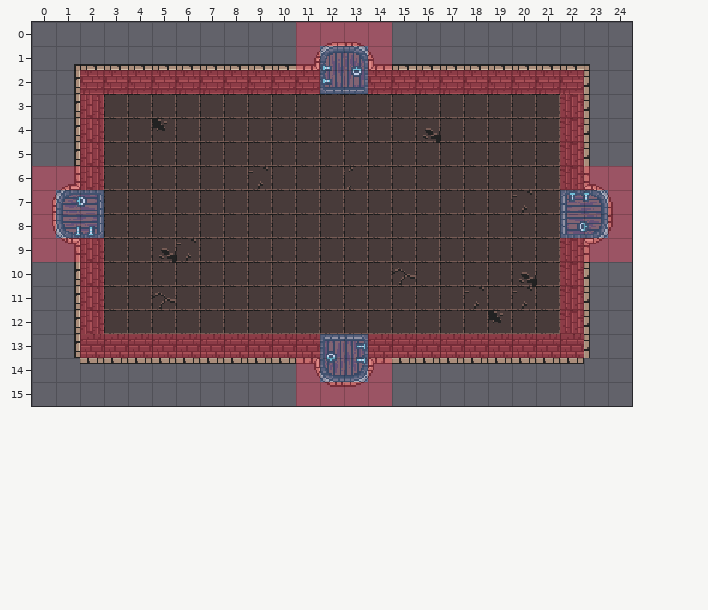
Level history. Tiled map: Resources/tmx/Basic_type4.tmx. That is the earlier state.
Cells are 16x16 px. Shown: x 0..24, y 0..15. Tiles whose own drawing changed are shown in their newer look in all pictures.
Once edited:
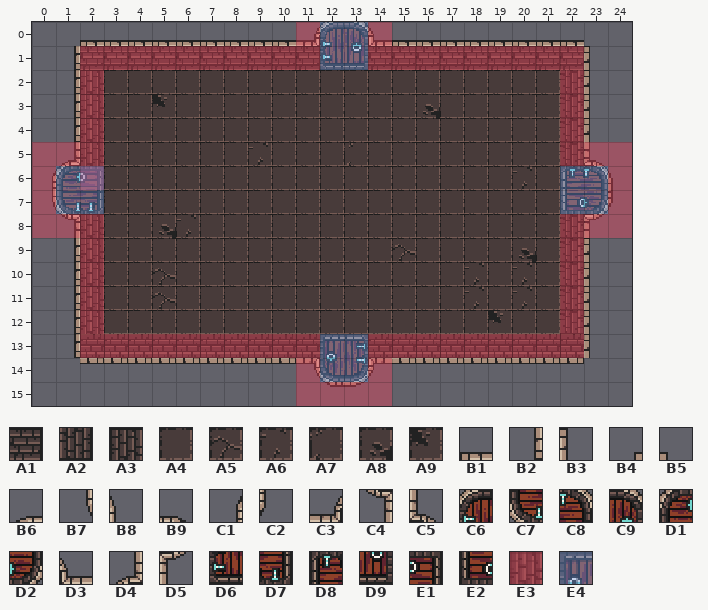
Key: from "0x72_DungeonTilesetII_v1.4": A1 33 turned 180, A2 33 turned 270, A3 33 turned 90, A4 129, A5 130, A6 131, A7 162, A8 163, A9 194, B1 226, B2 226 turned 270, B3 226 turned 90, B4 326, B5 326 turned 90, B6 418, B7 418 turned 270, B8 418 turned 90, B9 419, C1 419 turned 270, C2 419 turned 90, C3 449, C4 449 turned 270, C5 449 turned 90, C6 450, C7 450 turned 270, C8 450 turned 90, C9 451, D1 451 turned 270, D2 451 turned 90, D3 452, D4 452 turned 270, D5 452 turned 90, D6 482, D7 482 turned 270, D8 482 turned 90, D9 483, E1 483 turned 270, E2 483 turned 90; from "MetaSet": E3 0, E4 1.
__ is an empty cell.
Tiles of an added or newly shown layer are drawn over the layers below it.
See-through tiles are keyed as they look on the map.
Change:
{"where": "layer \"Tile Layer 1\""}
{"y":0,"x":2,"old":"__ __ __ __ __ __ __ __ __ __ B6 B9 __ __ __ __ __ __ __ __ __","new":"B1 B1 B1 B1 B1 B1 B1 B1 B1 C3 C6 C9 D3 B1 B1 B1 B1 B1 B1 B1 B1"}
{"y":1,"x":1,"old":"B4 B1 B1 B1 B1 B1 B1 B1 B1 B1 C3 C6 C9 D3 B1 B1 B1 B1 B1 B1 B1 B1 B5","new":"B2 A1 A1 A1 A1 A1 A1 A1 A1 A1 A1 D6 D9 A1 A1 A1 A1 A1 A1 A1 A1 A1 B3"}
{"y":2,"x":2,"old":"A1 A1 A1 A1 A1 A1 A1 A1 A1 A1 D6 D9 A1 A1 A1 A1 A1 A1 A1 A1 A1","new":"A3 A4 A4 A4 A4 A4 A4 A4 A4 A4 A4 A4 A4 A4 A4 A4 A4 A4 A4 A4 A2"}
{"y":3,"x":5,"old":"A4","new":"A9"}
{"y":3,"x":16,"old":"A4","new":"A8"}
{"y":4,"x":5,"old":"A9","new":"A4"}
{"y":4,"x":16,"old":"A8","new":"A4"}
{"y":5,"x":1,"old":"B2","new":"D4"}
{"y":5,"x":9,"old":"A4","new":"A6"}
{"y":5,"x":13,"old":"A4","new":"A7"}
{"y":5,"x":23,"old":"B3","new":"C5"}
{"y":6,"x":0,"old":"__ D4 A3","new":"C1 D1 E1"}
{"y":6,"x":9,"old":"A6","new":"A4"}
{"y":6,"x":13,"old":"A7","new":"A4"}
{"y":6,"x":20,"old":"A4","new":"A6"}
{"y":6,"x":22,"old":"A2 C5 __","new":"D8 C8 B8"}
{"y":7,"x":0,"old":"C1 D1 E1","new":"B7 C7 D7"}
{"y":7,"x":20,"old":"A6","new":"A4"}
{"y":7,"x":22,"old":"D8 C8 B8","new":"E2 D2 C2"}
{"y":8,"x":0,"old":"B7 C7 D7","new":"__ C4 A3"}
{"y":8,"x":5,"old":"A4 A4","new":"A8 A6"}
{"y":8,"x":22,"old":"E2 D2 C2","new":"A2 D5 __"}
{"y":9,"x":1,"old":"C4","new":"B2"}
{"y":9,"x":5,"old":"A8 A6","new":"A4 A4"}
{"y":9,"x":15,"old":"A4","new":"A5"}
{"y":9,"x":20,"old":"A4","new":"A8"}
{"y":9,"x":23,"old":"D5","new":"B3"}
{"y":10,"x":5,"old":"A4","new":"A5"}
{"y":10,"x":15,"old":"A5","new":"A4"}
{"y":10,"x":18,"old":"A4","new":"A6"}
{"y":10,"x":20,"old":"A8","new":"A6"}
{"where": "layer \"meta info\" (removed)"}
{"y":0,"x":11,"old":"E3 E3 E3 E3","new":"__ __ __ __"}
{"y":1,"x":11,"old":"E3 E4 E4 E3","new":"__ __ __ __"}
{"y":2,"x":2,"old":"E3 E3 E3 E3 E3 E3 E3 E3 E3 E3 E4 E4 E3 E3 E3 E3 E3 E3 E3 E3 E3","new":"__ __ __ __ __ __ __ __ __ __ __ __ __ __ __ __ __ __ __ __ __"}
{"y":6,"x":0,"old":"E3 E3 E3","new":"__ __ __"}
{"y":6,"x":22,"old":"E3 E3 E3","new":"__ __ __"}
{"y":7,"x":0,"old":"E3 E4 E4","new":"__ __ __"}
{"y":7,"x":22,"old":"E4 E4 E3","new":"__ __ __"}
{"y":8,"x":0,"old":"E3 E4 E4","new":"__ __ __"}
{"y":8,"x":22,"old":"E4 E4 E3","new":"__ __ __"}
{"y":9,"x":0,"old":"E3 E3","new":"__ __"}
{"y":9,"x":23,"old":"E3 E3","new":"__ __"}
{"where": "layer \"wall meta\" (added)"}
{"y":0,"x":11,"old":"__","new":"E3"}
{"y":0,"x":14,"old":"__","new":"E3"}
{"y":1,"x":2,"old":"__ __ __ __ __ __ __ __ __ __","new":"E3 E3 E3 E3 E3 E3 E3 E3 E3 E3"}
{"y":1,"x":14,"old":"__ __ __ __ __ __ __ __ __","new":"E3 E3 E3 E3 E3 E3 E3 E3 E3"}
{"y":2,"x":2,"old":"__","new":"E3"}
{"y":2,"x":22,"old":"__","new":"E3"}
{"y":5,"x":0,"old":"__ __","new":"E3 E3"}
{"y":5,"x":23,"old":"__ __","new":"E3 E3"}
{"y":6,"x":0,"old":"__","new":"E3"}
{"y":6,"x":2,"old":"__","new":"E3"}
{"y":6,"x":24,"old":"__","new":"E3"}
{"y":7,"x":0,"old":"__","new":"E3"}
{"y":7,"x":24,"old":"__","new":"E3"}
{"y":8,"x":0,"old":"__ __ __","new":"E3 E3 E3"}
{"y":8,"x":22,"old":"__ __ __","new":"E3 E3 E3"}
{"where": "layer \"door meta\" (added)"}
{"y":0,"x":12,"old":"__ __","new":"E4 E4"}
{"y":1,"x":12,"old":"__ __","new":"E4 E4"}
{"y":6,"x":1,"old":"__ __","new":"E4 E4"}
{"y":6,"x":22,"old":"__ __","new":"E4 E4"}
{"y":7,"x":1,"old":"__ __","new":"E4 E4"}
{"y":7,"x":22,"old":"__ __","new":"E4 E4"}
